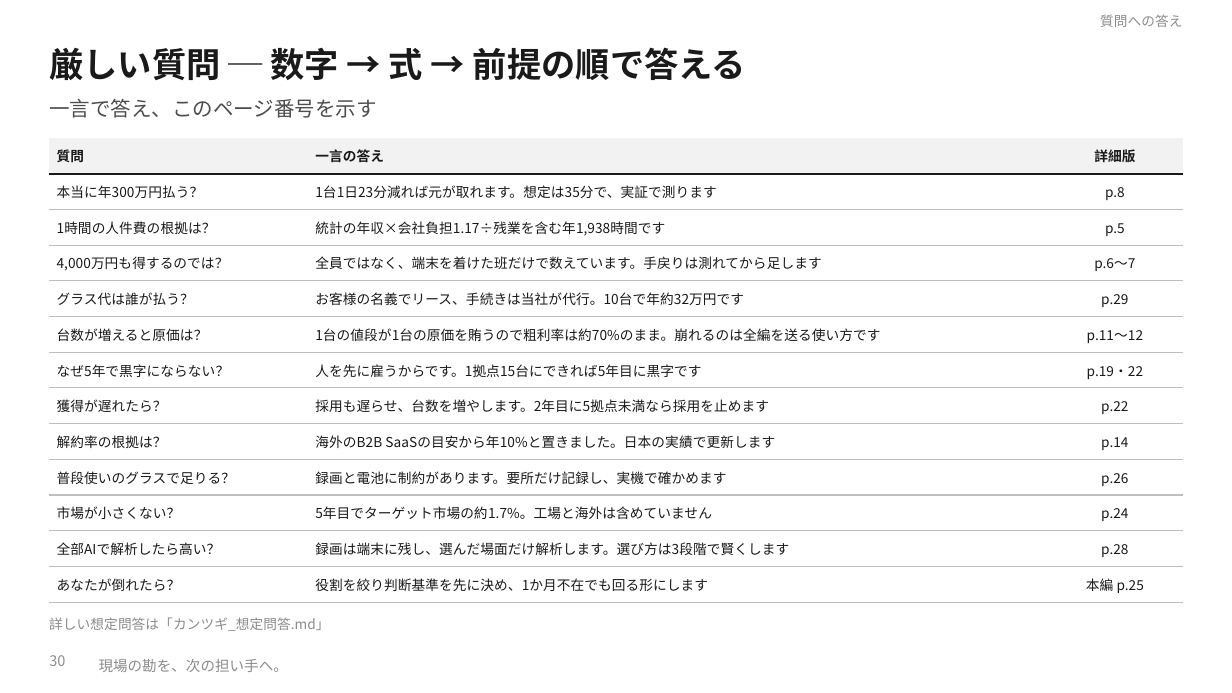
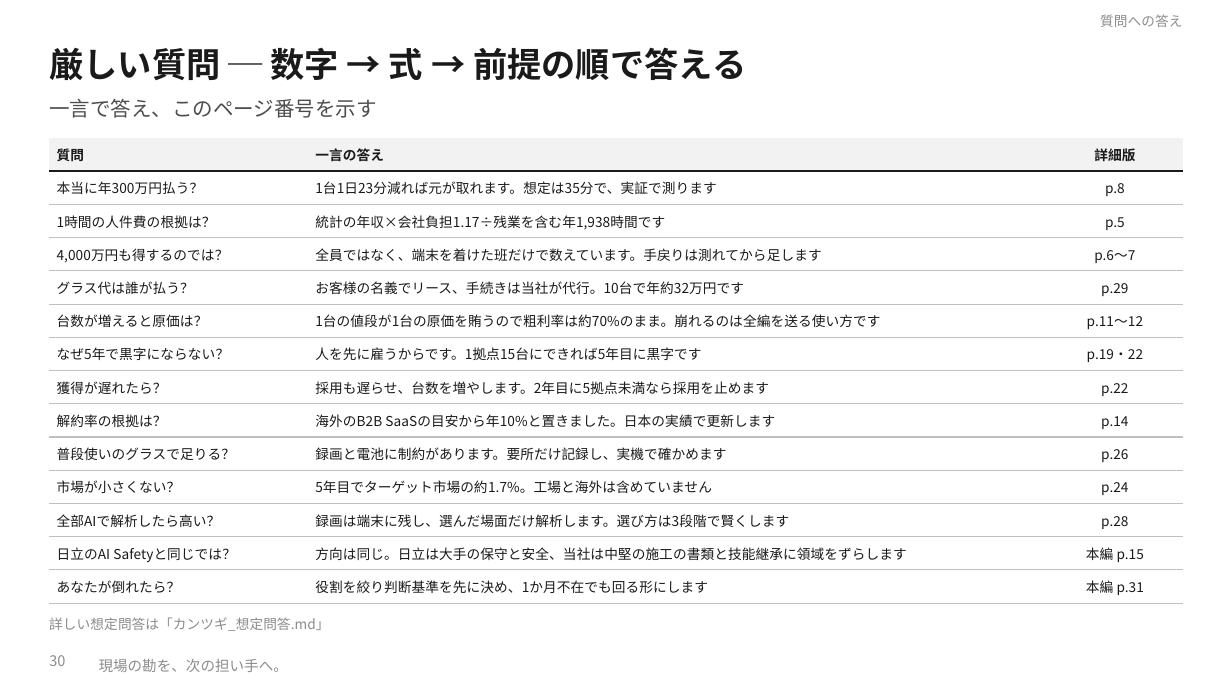
Before and after one commit to SEITOSHIKI/-ai-commute-audio-, a slide deck: slide 30 of deck/カンツギ_事業計画書_計算詳細版.pptx. Drawn at 1232x693 pixels with LibreOffice and Linux fonts; fonts in the diff are those of the drawing; background and template pictures are left out. Boxes give left, top, right and bottom in pixels: in the first picture for what was removed or moved away, otherwise in the second. Text is boxed around its words. In the diff, an @@ line names an element or a change of style, - is before the commit and + after.

```diff
--- a/deck/カンツギ_事業計画書_計算詳細版.pptx
+++ b/deck/カンツギ_事業計画書_計算詳細版.pptx
@@ table at bbox=[49, 138, 1183, 599] @@
-row 13: あなたが倒れたら？ | 役割を絞り判断基準を先に決め、1か月不在でも回る形にします | 本編 p.25
+row 13: 日立のAI Safetyと同じでは？ | 方向は同じ。日立は大手の保守と安全、当社は中堅の施工の書類と技能継承に領域をずらします | 本編 p.15
+row 14: あなたが倒れたら？ | 役割を絞り判断基準を先に決め、1か月不在でも回る形にします | 本編 p.31
```
Also in this commit, not shown: 24 other slides changed, 12 other files.
